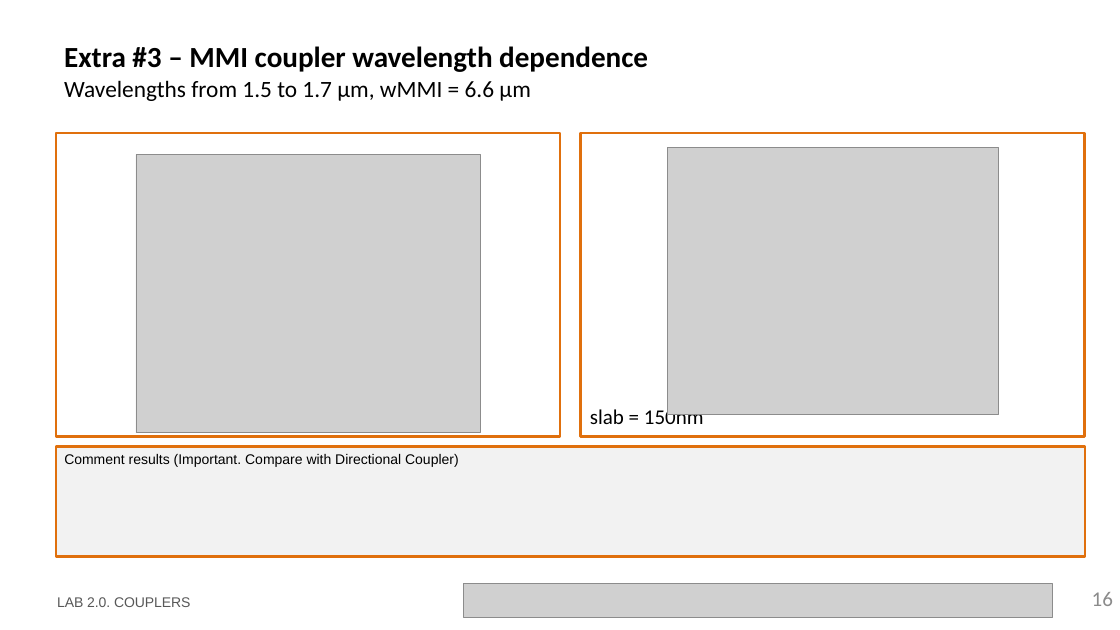
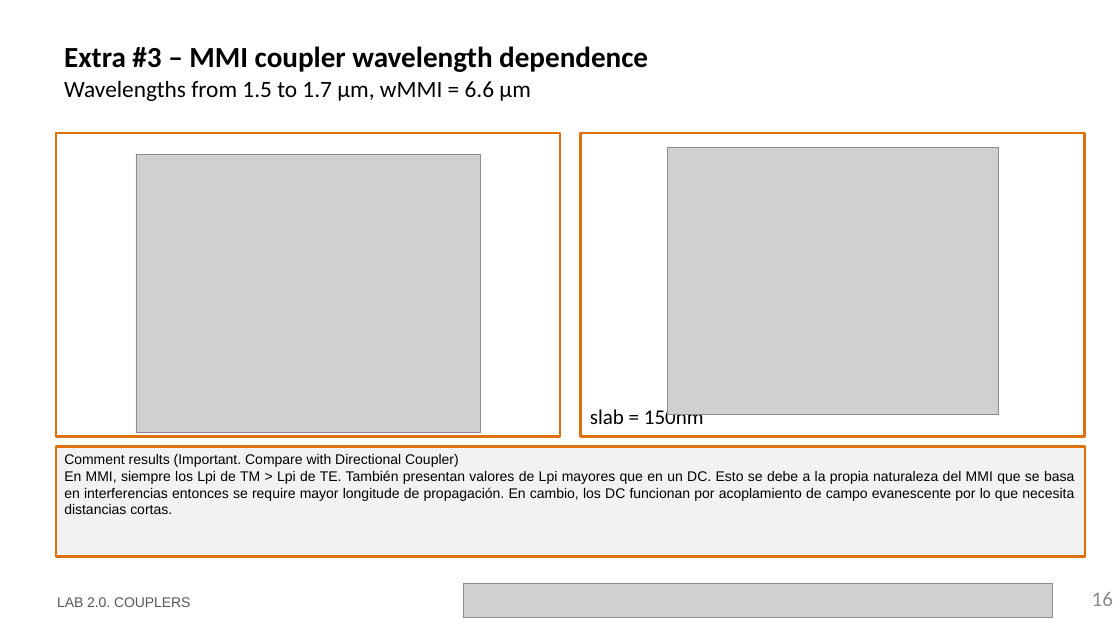
Before and after one commit to davidalcarria/pic-upv-lab2, a slide deck: slide 16 of LabBook_20.pptx. Drawn at 1120x630 pixels with LibreOffice and Linux fonts; fonts in the diff are those of the drawing; grey boxes stand for pictures; background and template pictures are left out. Boxes give left, top, right and bottom in pixels: in the first picture for what was removed or moved away, otherwise in the second. Text is boxed around its words. In the diff, an @@ line names an element or a change of style, - is before the commit and + after.

```diff
--- a/LabBook_20.pptx
+++ b/LabBook_20.pptx
@@ text in rectangle at <box>64,470,1074,514</box>: paragraph added @@
+En MMI, siempre los Lpi de TM > Lpi de TE. También presentan valores de Lpi mayores que en un DC. Esto se debe a la propia naturaleza del MMI que se basa en interferencias entonces se require mayor longitude de propagación. En cambio, los DC funcionan por acoplamiento de campo evanescente por lo que necesita distancias cortas.
```
Also in this commit, not shown: 10 other slides changed.
